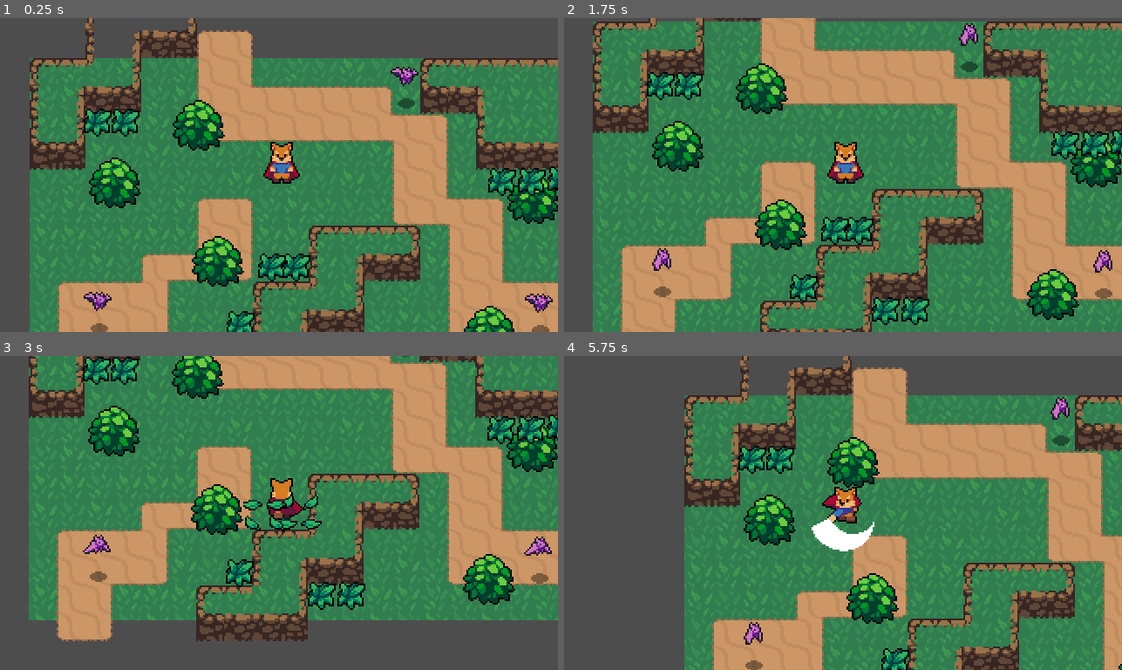
Above: before the commit, frames 1-4 (two rows, left to right).
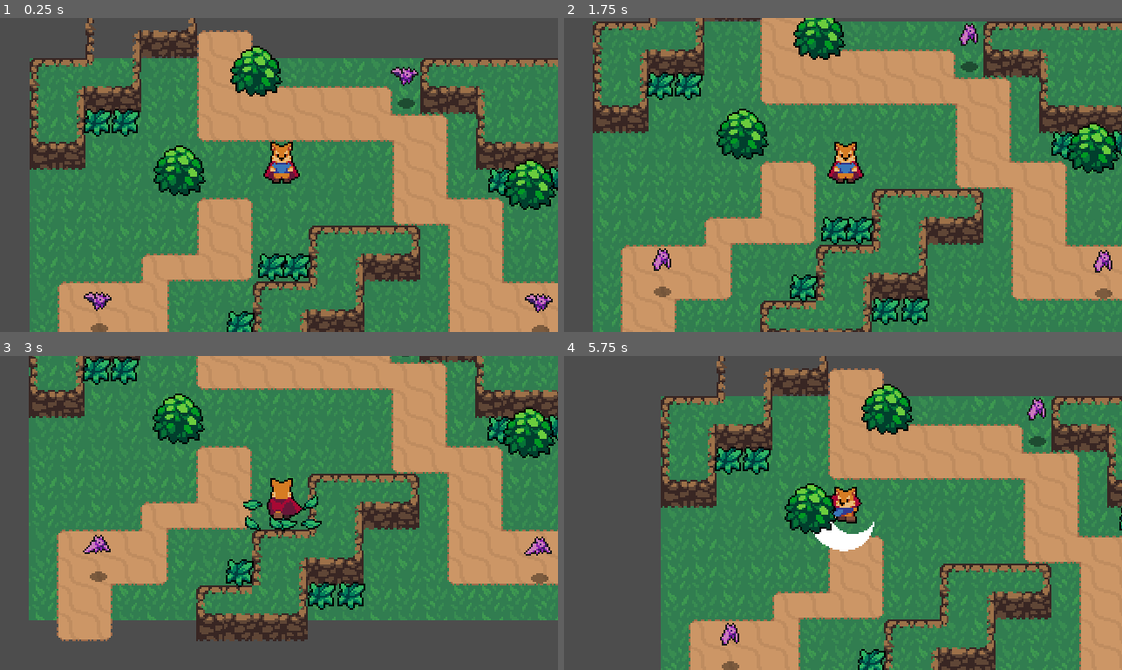
Above: after the commit, the same moments.

Repository: mtk3281/Beyond-The-Void
Game: Godot game, scene res://world.tscn
The game is run twice, just before and just after one commit, with the same random seed, the same clock (stepped at 60 frames per second) and the same inputs.
Inputs:
- Up to frame 1 (0.25 s): no input
- Up to frame 2 (1.75 s): hold Right (ui_right) 0.53-1.28 s; hold Space (Attack) 0.53-1.28 s; hold Down (ui_down) from 1.28 s (still down); tap J (Roll) at 1.35 s
- Up to frame 3 (3 s): release Down (ui_down) at 2.03 s; hold Right (ui_right) 2.03-2.78 s; hold Space (Attack) 2.03-2.78 s; hold Up (ui_up) from 2.78 s (still down); tap J (Roll) at 2.85 s
- Up to frame 4 (5.75 s): release Up (ui_up) at 3.53 s; hold Space (Attack) 3.53-4.28 s; hold Left (ui_left) 3.53-5.03 s; tap J (Roll) at 4.35 s; hold Down (ui_down) from 5.03 s (still down); hold Space (Attack) from 5.03 s (still down)

The runs differ from the first frame. In frame 1, 7.2% of the frame differs, in the area x 15-100%, y 8-100%; in frame 2, 7.7%; in frame 3, 6.7%; in frame 4, 33%, in the area x 17-100%, y 0-100%.

Commit message:
ysort fixed

Diff:
--- a/Beyond The Void/Enemies/bat.gd
+++ b/Beyond The Void/Enemies/bat.gd
@@ -6,6 +6,7 @@
 
 @onready var init_pos = position
 
+const hit_effect = preload("res://Enemies/player_hit_effect.tscn")
 var player = null
 var rotation_angle = rotation
 var health = GlobalVar.Bat_health
@@ -34,11 +35,12 @@
 #			velocity.move_toward(Vector2.ZERO, FRICTION * delta)
 #			move_and_slide()
 		CHASE:
-#			position += (player.position - position)/SPEED
-			rotation = position.angle_to_point(player.global_position) - deg_to_rad(90)
-			var dir = (player.global_position - global_position ).normalized()
-			velocity = velocity.move_toward(dir * SPEED, ACC * delta)
-			move_and_slide()
+			position += (player.position - position)/SPEED
+#			if player != null:
+#				rotation = position.angle_to_point(player.global_position) - deg_to_rad(90)
+#			var dir = (player.global_position - global_position ).normalized()
+#			velocity = velocity.move_toward(dir * SPEED, ACC * delta)
+#			move_and_slide()
 
 #			$Bat_Sprite.flip_h = velocity.x < 0
 		WANDER:
@@ -61,6 +63,10 @@
 		velocity += direction * 115
 		health -= GlobalVar.Hit_Damage
 
+		var hitted = hit_effect.instantiate()
+		get_parent().add_child(hitted)
+		hitted.global_position = position
+
 		if health == 0:
 			var dead_obj = Dead_anim.instantiate()
 			get_parent().add_child(dead_obj)
--- a/Beyond The Void/Enemies/player_hit_effect.tscn
+++ b/Beyond The Void/Enemies/player_hit_effect.tscn
@@ -20,14 +20,15 @@
 "duration": 1.0,
 "texture": SubResource("AtlasTexture_x5nkw")
 }],
-"loop": true,
+"loop": false,
 "name": &"default",
-"speed": 9.0
+"speed": 7.0
 }]
 
 [node name="Player_Hit_Effect" type="AnimatedSprite2D"]
 position = Vector2(0, -8)
 sprite_frames = SubResource("SpriteFrames_0acee")
+autoplay = "default"
 frame_progress = 0.584348
 script = ExtResource("2_6y82g")
 
--- a/Beyond The Void/world.tscn
+++ b/Beyond The Void/world.tscn
@@ -40,24 +40,19 @@
 [node name="Player" parent="." instance=ExtResource("1_el4sc")]
 position = Vector2(143, 67)
 
-[node name="Bush" type="Node" parent="."]
-
-[node name="Bush" parent="Bush" instance=ExtResource("2_8su33")]
-position = Vector2(289, 86)
+[node name="Bush" type="Node2D" parent="."]
+y_sort_enabled = true
 
 [node name="Bush2" parent="Bush" instance=ExtResource("2_8su33")]
-position = Vector2(108, 122)
+position = Vector2(86, 70)
+
+[node name="Bush3" parent="Bush" instance=ExtResource("2_8su33")]
+position = Vector2(287, 78)
 
 [node name="Bush4" parent="Bush" instance=ExtResource("2_8su33")]
-position = Vector2(97, 44)
+position = Vector2(130, 13)
 
-[node name="Bush3" parent="Bush" instance=ExtResource("2_8su33")]
-position = Vector2(49, 77)
-
-[node name="Bush5" parent="Bush" instance=ExtResource("2_8su33")]
-position = Vector2(264, 162)
-
-[node name="Grass" type="Node" parent="."]
+[node name="Grass" type="Node2D" parent="."]
 
 [node name="Grass" parent="Grass" instance=ExtResource("5_i1uvu")]
 position = Vector2(131, 112)
Not shown: 2 places in Beyond The Void/world.tscn that only renumber resources
